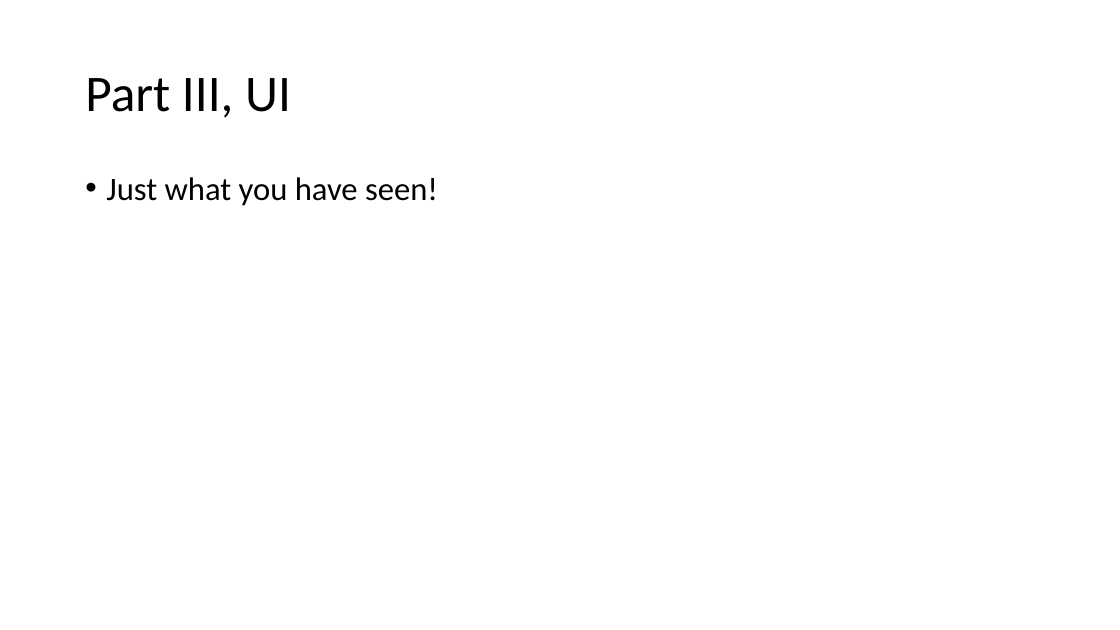
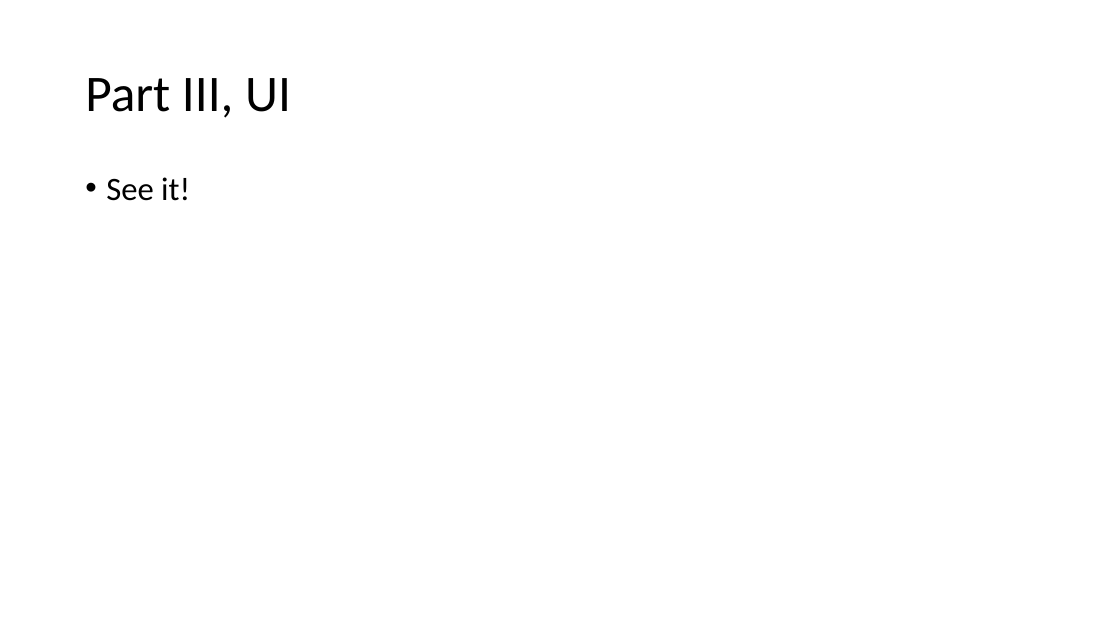
Before and after one commit to shenfe/Siqi, a slide deck: slide 13 of asset/presentation.pptx (slide 9 before the commit). Drawn at 1120x630 pixels with LibreOffice and Linux fonts; fonts in the diff are those of the drawing. Boxes give left, top, right and bottom in pixels: in the first picture for what was removed or moved away, otherwise in the second. Text is boxed around its words. In the diff, an @@ line names an element or a change of style, - is before the commit and + after.

```diff
--- a/asset/presentation.pptx
+++ b/asset/presentation.pptx
@@ text at (x1=106, y1=177, x2=190, y2=201): text changed @@
-• Just what you have seen!
+• See it!
```
Also in this commit, not shown: 3 other slides changed, 5 slides added, 6 other files.
